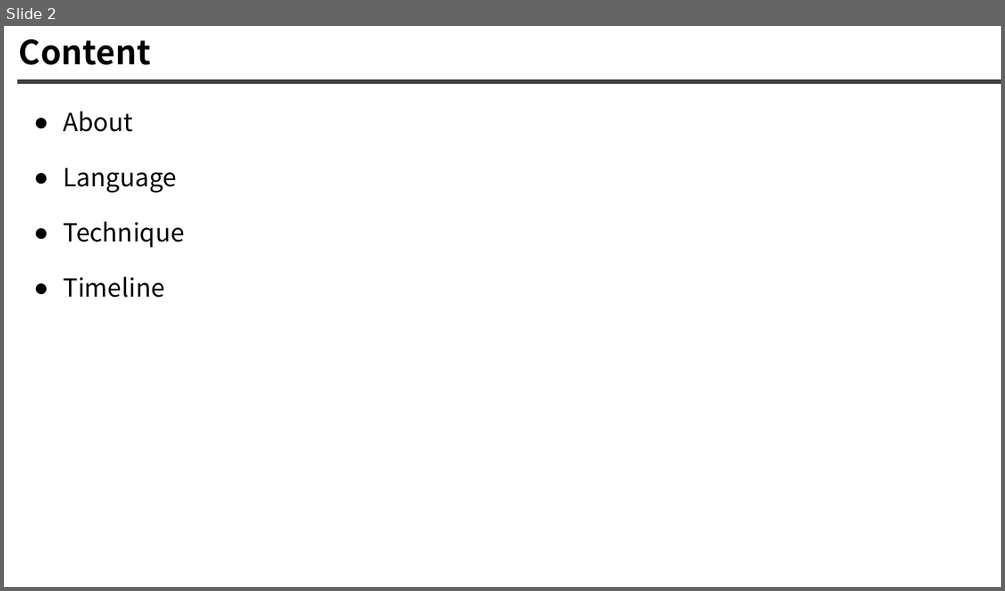
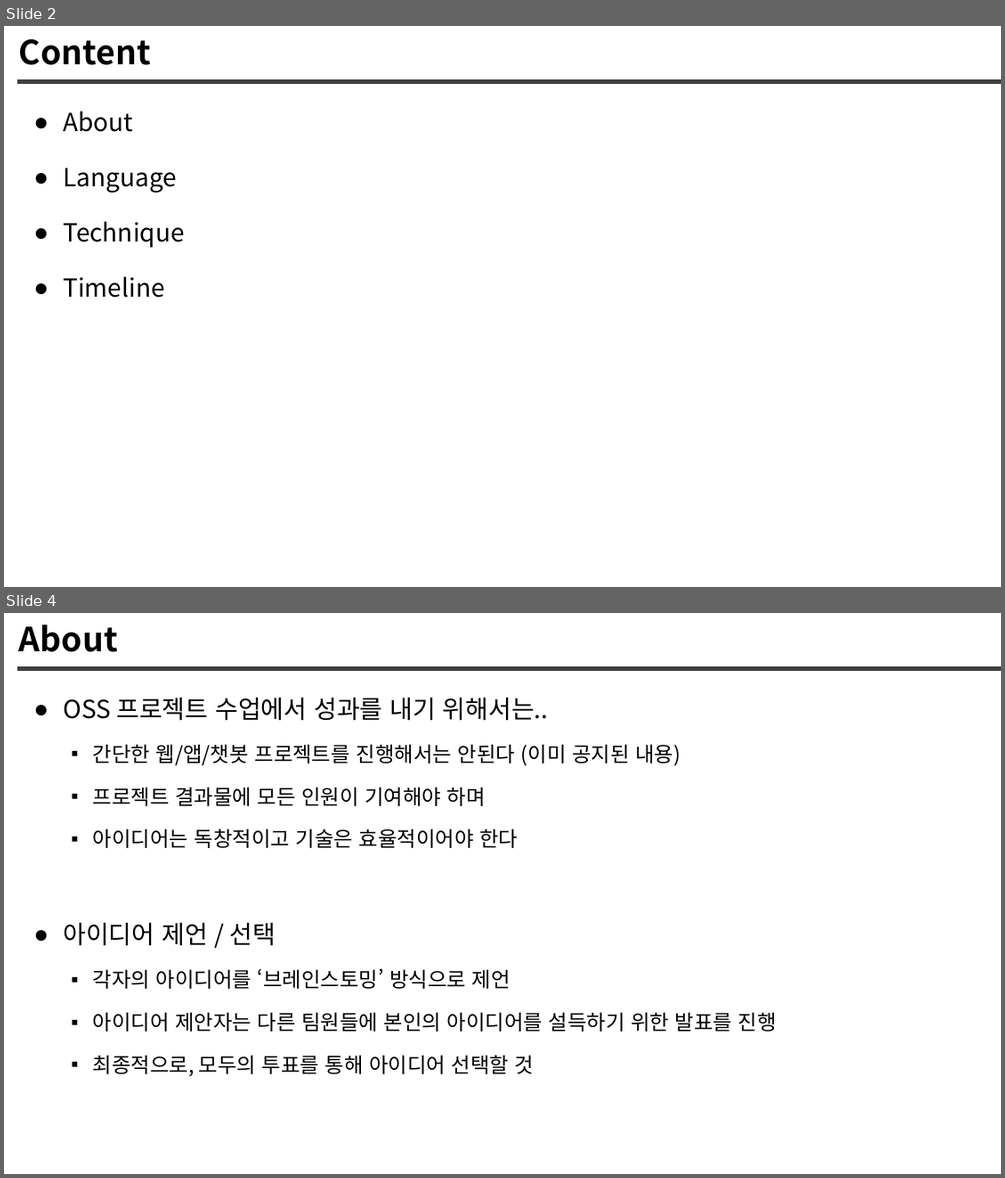
Before and after one commit to jys-jeong/AI-Project, a slide deck: document/outline.pptx. Shown one above the other, each under a label of ours: slide 2 before the commit, slides 2 and 4 after it; the slides between them are not shown. The pictures are 1005x591 and 1005x1178 pixels, drawn with LibreOffice and Linux fonts; fonts in the diff are those of the drawing. Boxes give left, top, right and bottom in pixels: in the first picture for what was removed or moved away, otherwise in the second. Text is boxed around its words. In the diff, an @@ line names an element or a change of style, - is before the commit and + after.

```diff
--- a/document/outline.pptx
+++ b/document/outline.pptx
@@ slide 4 added at bbox=[4, 613, 1001, 1174], background #FFFFFF; not listed: 1 template element that a slide beside it also shows @@
@@ title added at bbox=[19, 625, 118, 652], 32 pt, text #000000, bold @@
+About
@@ text added at bbox=[63, 697, 777, 1076], 20 pt, text #000000 @@
+● OSS 프로젝트 수업에서 성과를 내기 위해서는..
+  ▪ 간단한 웹/앱/챗봇 프로젝트를 진행해서는 안된다 (이미 공지된 내용)
+  ▪ 프로젝트 결과물에 모든 인원이 기여해야 하며
+  ▪ 아이디어는 독창적이고 기술은 효율적이어야 한다
+● 아이디어 제언 / 선택
+  ▪ 각자의 아이디어를 ‘브레인스토밍’ 방식으로 제언
+  ▪ 아이디어 제안자는 다른 팀원들에 본인의 아이디어를 설득하기 위한 발표를 진행
+  ▪ 최종적으로, 모두의 투표를 통해 아이디어 선택할 것
```
Also in this commit, not shown: 4 other slides added, 4 slides removed, 2 other files.
